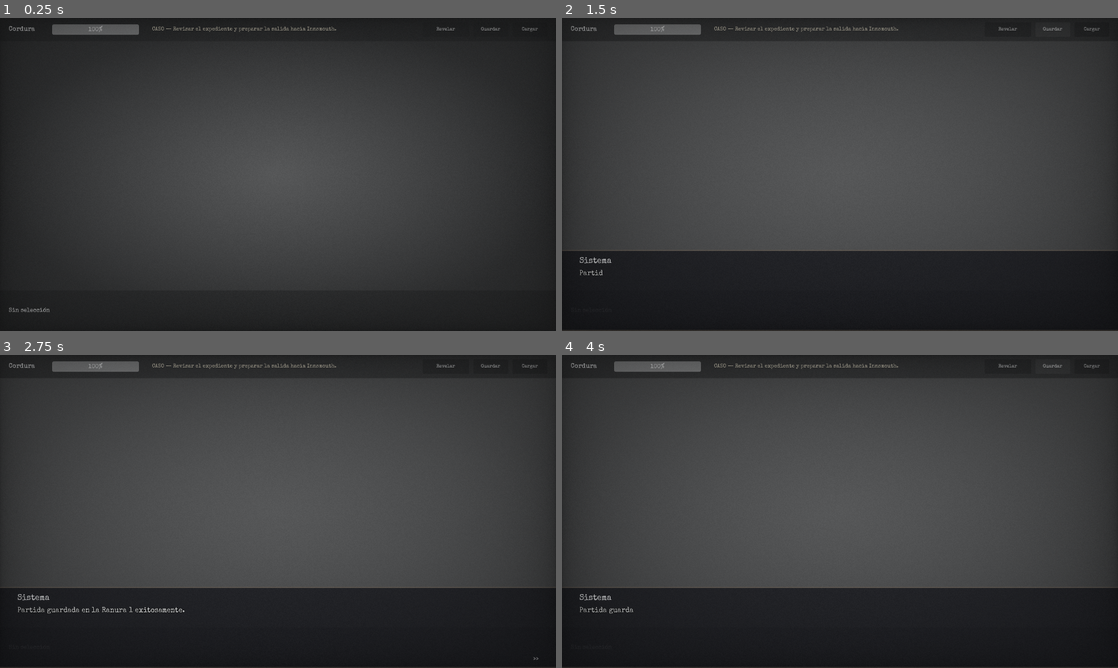
Above: before the commit, frames 1-4 (two rows, left to right).
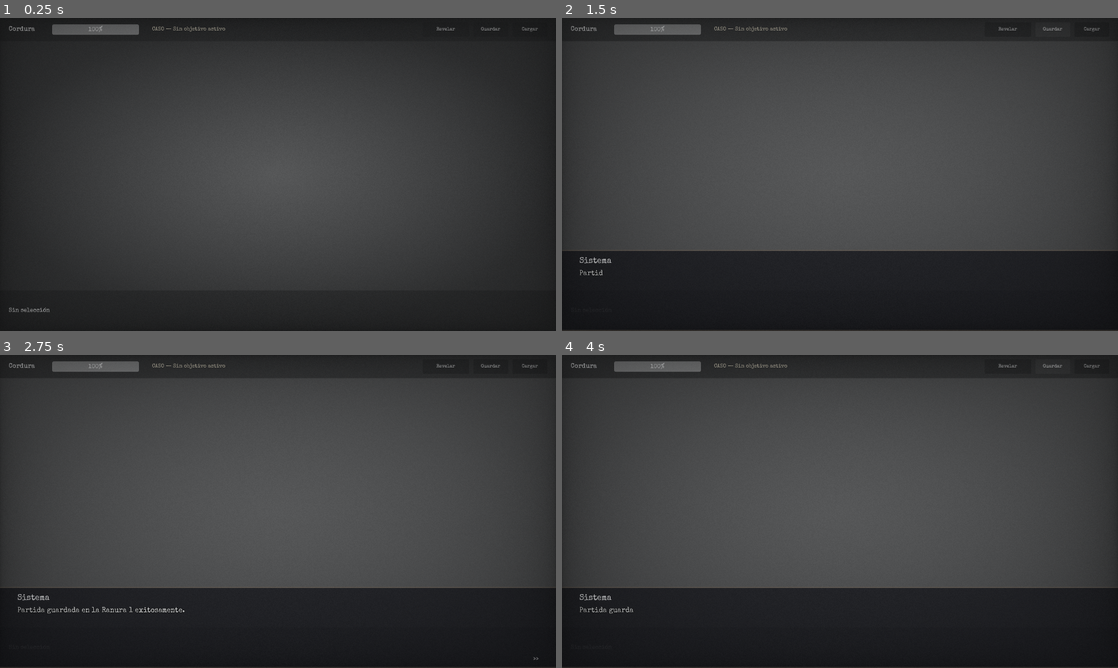
Above: after the commit, the same moments.

Repository: gabsvm/HorrorPlay
Game: Godot game, scene res://src/common/ui/ui_hud.tscn
The game is run twice, just before and just after one commit, with the same random seed, the same clock (stepped at 60 frames per second) and the same inputs. This scene is started directly instead of the project's main scene.
Inputs:
- Up to frame 1 (0.25 s): no input
- Up to frame 2 (1.5 s): click "Revelar" at 0.5 s; click "Guardar" at 1.25 s
- Up to frame 3 (2.75 s): click "Cargar" at 2 s
- Up to frame 4 (4 s): click "Revelar" at 2.75 s; click "Guardar" at 3.5 s

The runs differ from the first frame. In frame 1, 0.2% of the frame differs, in the area x 31-61%, y 2-5%; in frame 2, 0.2%; in frame 3, 0.2%; in frame 4, 0.2%.

Commit message:
feat: present investigation objective in HUD

Diff:
--- a/src/common/ui/ui_hud.gd
+++ b/src/common/ui/ui_hud.gd
@@ -3,6 +3,7 @@
 
 @onready var hover_label: Label = $HoverLabel
 @onready var sanity_bar: ProgressBar = $TopBar/SanityBar
+@onready var objective_label: Label = $TopBar/ObjectiveLabel
 @onready var slots_container: HBoxContainer = $InventoryPanel/ScrollContainer/SlotsContainer
 @onready var active_item_label: Label = $InventoryPanel/ActiveItemLabel
 @onready var vignette: TextureRect = $Vignette
@@ -13,21 +14,20 @@
 func _ready() -> void:
 	_init_sfx_cache()
 
-	# Apply vintage typewriter font recursively to HUD elements
 	custom_font = load("res://assets/fonts/SpecialElite-Regular.ttf")
 	if custom_font:
 		_apply_theme_font_recursive(self, custom_font)
 
-	# Connect to Global Autoload signals
-	Inventory.item_added.connect(_on_inventory_changed)
-	Inventory.item_removed.connect(_on_inventory_changed)
+	Inventory.item_added.connect(_on_item_added)
+	Inventory.item_removed.connect(_on_item_removed)
 	Inventory.active_item_changed.connect(_on_active_item_changed)
 	Sanity.sanity_changed.connect(_on_sanity_changed)
-
-	# Initial draw
+	Investigation.objective_changed.connect(_on_objective_changed)
+
 	_update_inventory_ui()
 	_update_sanity_ui(Sanity.current_sanity)
 	_on_active_item_changed(Inventory.active_item)
+	_on_objective_changed(Investigation.current_objective_id, Investigation.get_current_objective_text())
 	clear_hover_text()
 	_setup_safe_area()
 
@@ -37,7 +37,6 @@
 		var safe_area = DisplayServer.get_display_safe_area()
 		var window_size = DisplayServer.window_get_size()
 
-		# Shift elements away from notch and system cuts
 		$TopBar.offset_top = max(0, safe_area.position.y)
 		$TopBar.offset_left = max(0, safe_area.position.x)
 		$TopBar.offset_right = -max(0, window_size.x - safe_area.end.x)
@@ -71,14 +70,22 @@
 	sanity_bar.value = value
 	sanity_bar.tooltip_text = "Cordura: %d/100" % value
 	if vignette:
-		# Map sanity (100 -> 0) to vignette opacity (0.2 -> 0.85)
-		var target_alpha = lerp(0.85, 0.2, float(value) / 100.0)
+		var target_alpha = lerp(0.78, 0.16, float(value) / 100.0)
 		var tween = create_tween()
 		tween.tween_property(vignette, "modulate:a", target_alpha, 0.6).set_trans(Tween.TRANS_SINE).set_ease(Tween.EASE_OUT)
 
-func _on_inventory_changed(_item: ItemData) -> void:
+func _on_objective_changed(_objective_id: String, objective_text: String) -> void:
+	if objective_text.is_empty():
+		objective_label.text = "CASO — Sin objetivo activo"
+	else:
+		objective_label.text = "CASO — " + objective_text
+
+func _on_item_added(_item: ItemData) -> void:
 	_update_inventory_ui()
 	_play_pickup_sfx()
+
+func _on_item_removed(_item: ItemData) -> void:
+	_update_inventory_ui()
 
 func _on_active_item_changed(item: ItemData) -> void:
 	if item:
@@ -90,23 +97,19 @@
 		clear_hover_text()
 
 func _update_inventory_ui() -> void:
-	# Clear slots
 	for child in slots_container.get_children():
 		child.queue_free()
 
-	# Populate slots
 	for item in Inventory.items:
 		var slot_btn = TextureButton.new()
-		slot_btn.pivot_offset = Vector2(70, 50) # Set center as pivot for scaling
-		slot_btn.scale = Vector2.ZERO # Start flat for pop animation
-
-		# Draw a placeholder flat panel background for touch visibility
+		slot_btn.pivot_offset = Vector2(70, 50)
+		slot_btn.scale = Vector2.ZERO
+
 		var panel = Panel.new()
 		panel.mouse_filter = Control.MOUSE_FILTER_IGNORE
 		panel.set_anchors_and_offsets_preset(Control.PRESET_FULL_RECT)
 		slot_btn.add_child(panel)
 
-		# Touch targets are at least 140x100px
 		slot_btn.custom_minimum_size = Vector2(140, 100)
 
 		if item.icon:
@@ -129,7 +132,6 @@
 
 		slots_container.add_child(slot_btn)
 
-		# Juicy Ease Back popping animation
 		var tween = create_tween()
 		tween.tween_property(slot_btn, "scale", Vector2.ONE, 0.45).set_trans(Tween.TRANS_BACK).set_ease(Tween.EASE_OUT)
 
@@ -152,9 +154,6 @@
 		DialogueManager.show_dialogue(["Partida cargada exitosamente."], "Sistema")
 	else:
 		DialogueManager.show_dialogue(["No se encontró una partida guardada o archivo corrupto."], "Sistema")
-
-func _on_drain_sanity_pressed() -> void:
-	Sanity.drain_sanity(10)
 
 func _init_sfx_cache() -> void:
 	cached_sfx["pickup_1"] = _generate_sfx_stream(0.12, 80)
@@ -167,7 +166,7 @@
 	stream.format = AudioStreamWAV.FORMAT_8_BITS
 	stream.mix_rate = 11025
 	var data = PackedByteArray()
-	for i in range(duration_ms * 11): # 11 samples per ms
+	for i in range(duration_ms * 11):
 		var val = int(sin(i * freq) * 127 + 128)
 		data.append(val)
 	stream.data = data
@@ -190,14 +189,11 @@
 	sfx_player.finished.connect(func(): sfx_player.queue_free())
 
 func _on_reveal_pressed() -> void:
-	# Play a beautiful procedural chime using the cache
 	_play_cached_sfx("reveal", 1.6)
 
-	# Vibrate device on reveal if on mobile (120ms of dramatic vibration)
 	if OS.get_name() in ["Android", "iOS"]:
 		Input.vibrate_handheld(120)
 
-	# Flash all hotspots with a glorious glowing cian outline/modulate
 	var hotspots = get_tree().get_nodes_in_group("hotspots")
 	for hs in hotspots:
 		if hs is Hotspot:
@@ -208,11 +204,9 @@
 				tween.tween_property(sprite, "modulate", Color(1.0, 1.0, 1.0, 1.0), 0.7)
 
 func _play_pickup_sfx() -> void:
-	# Satisfying retro arpeggio
 	_play_cached_sfx("pickup_1", 1.0)
 	await get_tree().create_timer(0.06).timeout
 	_play_cached_sfx("pickup_2", 1.2)
 
 func _play_select_sfx() -> void:
-	# Soft tactile click
 	_play_cached_sfx("select", 0.85)
